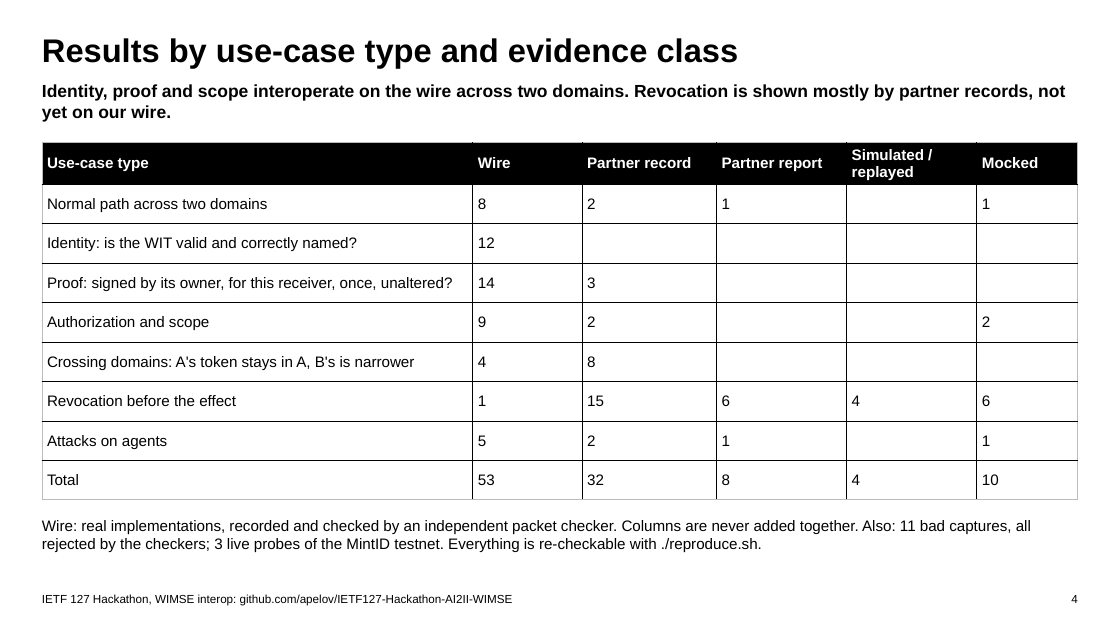
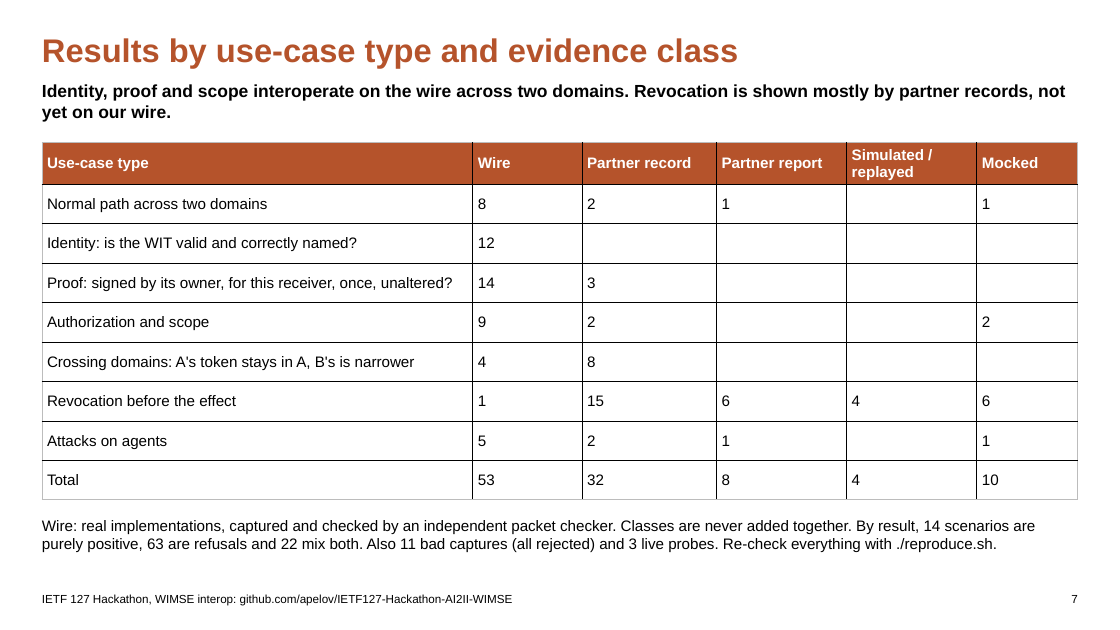
Before and after one commit to apelov/IETF127-Hackathon-AI2II-WIMSE, a slide deck: slide 7 of IETF127_WIMSE_Session.pptx (slide 4 before the commit). Drawn at 1120x630 pixels with LibreOffice and Linux fonts; fonts in the diff are those of the drawing. Boxes give left, top, right and bottom in pixels: in the first picture for what was removed or moved away, otherwise in the second. Text is boxed around its words. In the diff, an @@ line names an element or a change of style, - is before the commit and + after.

```diff
--- a/IETF127_WIMSE_Session.pptx
+++ b/IETF127_WIMSE_Session.pptx
@@ text "Results by use-case type and ..." at bbox=[42, 38, 739, 67]: text colour #000000 to #B5532B @@
@@ table at bbox=[42, 143, 1078, 500] @@
@@ fill #000000 to #B5532B in row 1 @@
@@ text at bbox=[42, 520, 1035, 552]: text changed @@
-Wire: real implementations, recorded and checked by an independent packet checker. Columns are never added together. Also: 11 bad captures, all rejected by the checkers; 3 live probes of the MintID testnet. Everything is re-checkable with ./reproduce.sh.
+Wire: real implementations, captured and checked by an independent packet checker. Classes are never added together. By result, 14 scenarios are purely positive, 63 are refusals and 22 mix both. Also 11 bad captures (all rejected) and 3 live probes. Re-check everything with ./reproduce.sh.
@@ text at bbox=[1071, 595, 1077, 603]: text changed @@
-4
+7
```
Also in this commit, not shown: 10 other slides changed, 2 slides added, 8 other files.
